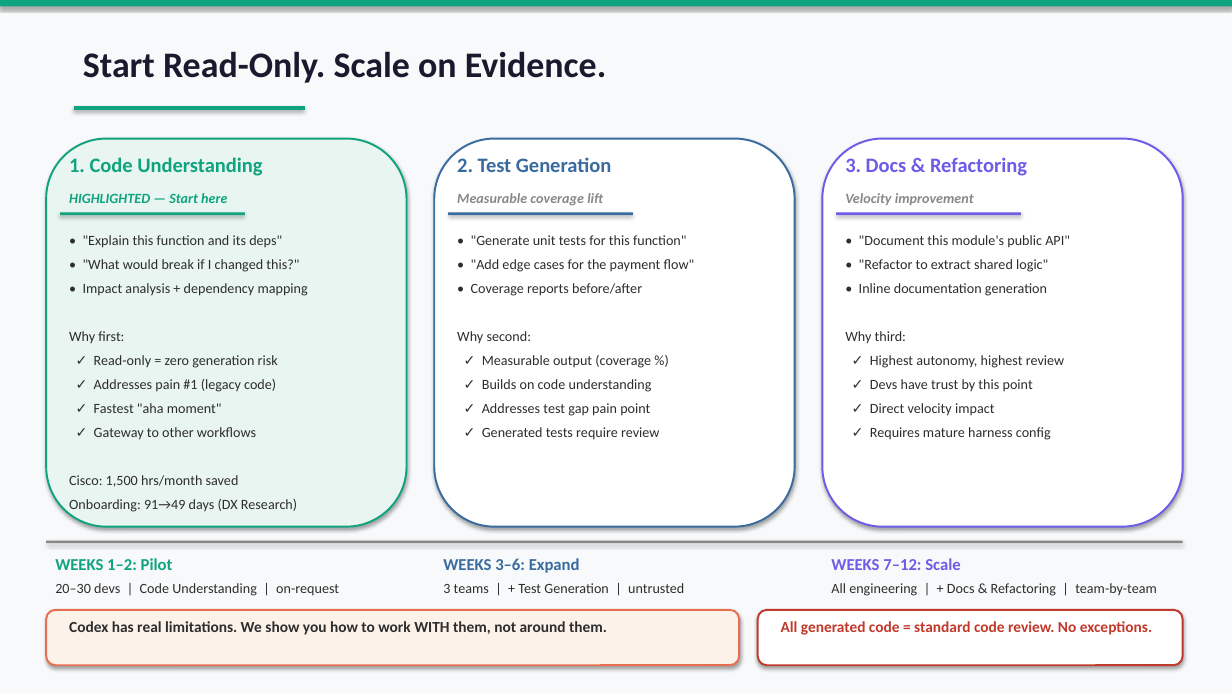
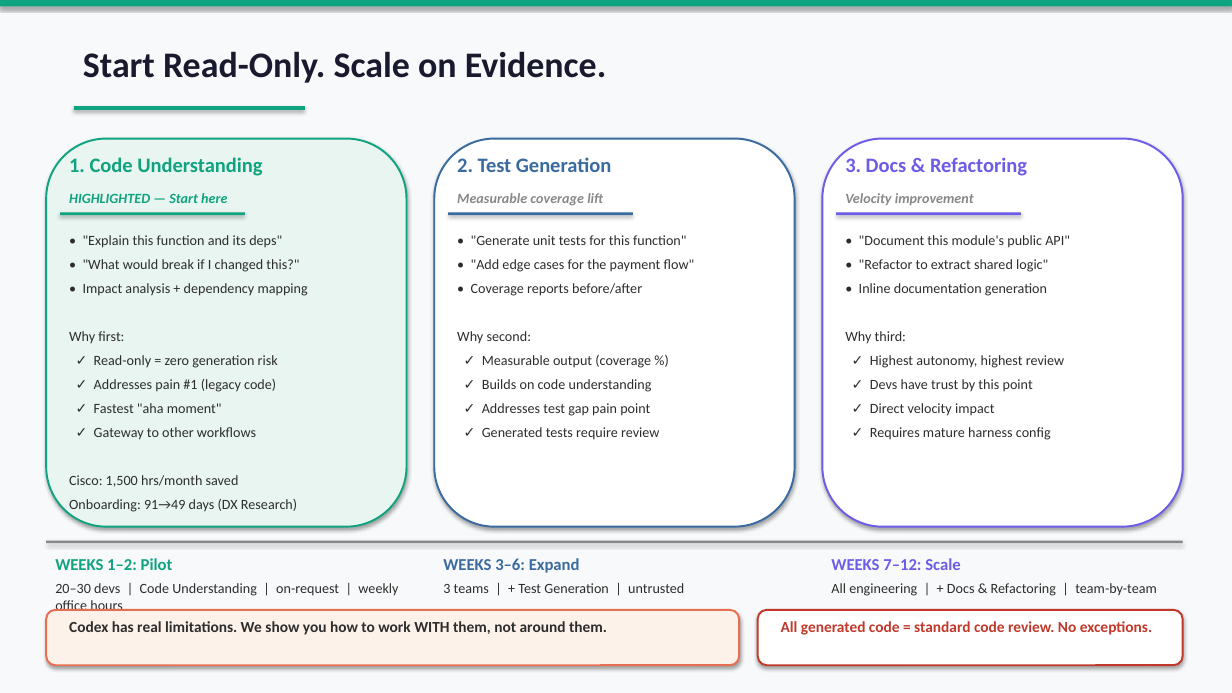
Before and after one commit to pretendhome/enablement, a slide deck: slide 5 of codex/codex_enablement_v2.pptx. Drawn at 1232x693 pixels with LibreOffice and Linux fonts; fonts in the diff are those of the drawing. Boxes give left, top, right and bottom in pixels: in the first picture for what was removed or moved away, otherwise in the second. Text is boxed around its words. In the diff, an @@ line names an element or a change of style, - is before the commit and + after.

```diff
--- a/codex/codex_enablement_v2.pptx
+++ b/codex/codex_enablement_v2.pptx
@@ text at (55, 583, 398, 611): text changed @@
-20–30 devs | Code Understanding | on-request
+20–30 devs | Code Understanding | on-request | weekly office hours
```
Also in this commit, not shown: 5 other files.
